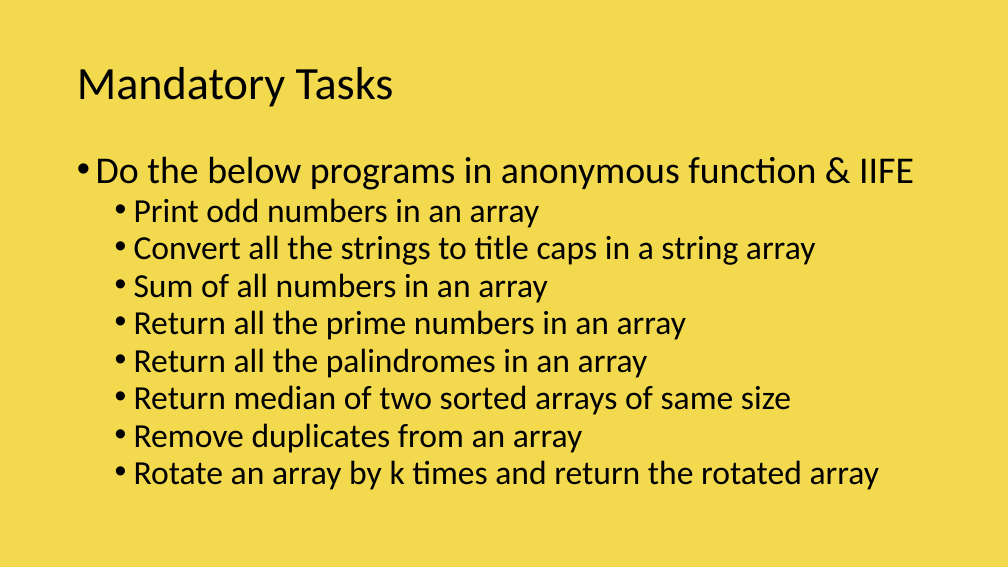
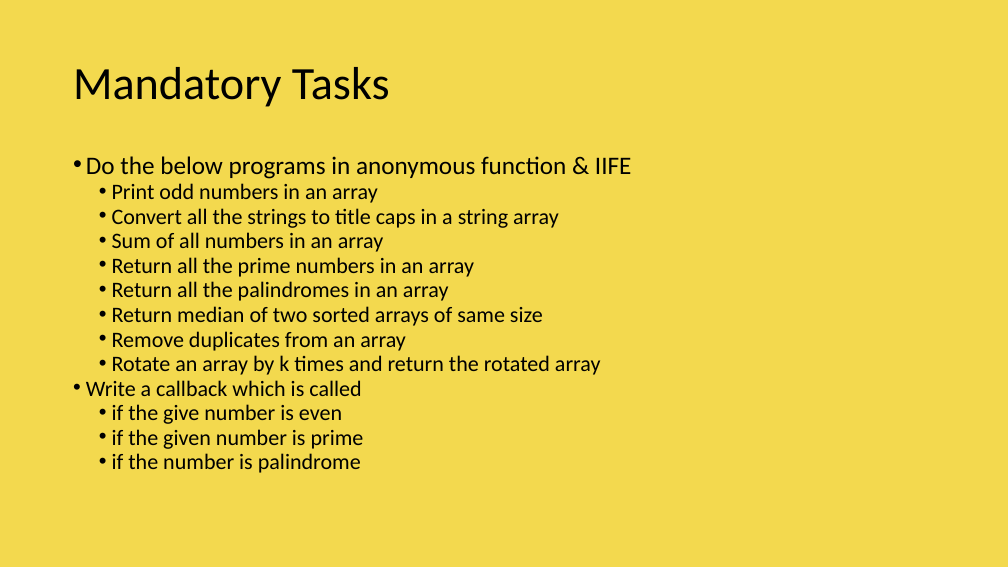
Before and after one commit to vishwanantha/javascript-101, a slide deck: slide 42 of ppt/001 - DataTypes.pptx (slide 41 before the commit). Drawn at 1008x567 pixels with LibreOffice and Linux fonts; fonts in the diff are those of the drawing. Boxes give left, top, right and bottom in pixels: in the first picture for what was removed or moved away, otherwise in the second. Text is boxed around its words. In the diff, an @@ line names an element or a change of style, - is before the commit and + after.

```diff
--- a/ppt/001 - DataTypes.pptx
+++ b/ppt/001 - DataTypes.pptx
@@ title "Mandatory Tasks": place and size @@
-title "Mandatory Tasks" at <box>77,67,394,107</box>
+title "Mandatory Tasks" at <box>73,67,390,107</box>
@@ text at <box>86,156,632,375</box>: size 36 to 24 pt in "Do the below programs in anonymous function ..."; size 32 to 21 pt in "Print odd numbers in an array", "Convert all the strings to title caps ...", "Sum of all numbers in an array", "Return all the prime numbers in an ..." and 4 more places; indent changed; line spacing 0.8 to 0.81; less space between paragraphs @@
@@ text at <box>86,380,364,473</box>: paragraphs added @@
+• Write a callback which is called
+  • if the give number is even
+  • if the given number is prime
+  • if the number is palindrome
```
Also in this commit, not shown: 38 other slides changed, 1 slide added.
